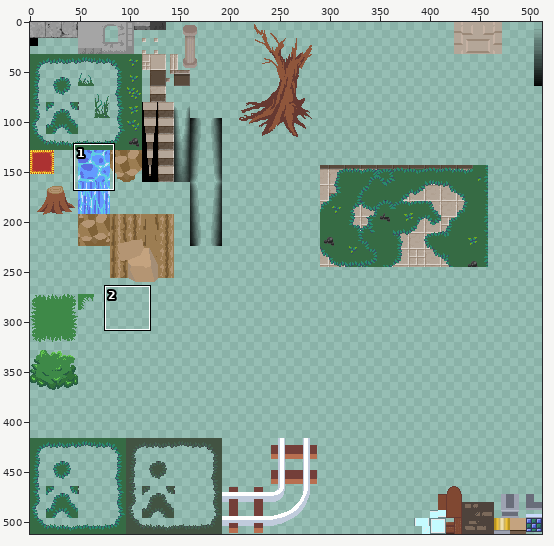
One commit to this sprite sheet: assets/images/dungeon_tiles.png. Above: a wide view before the commit, with the close-up outlined.
Close-up. Before:
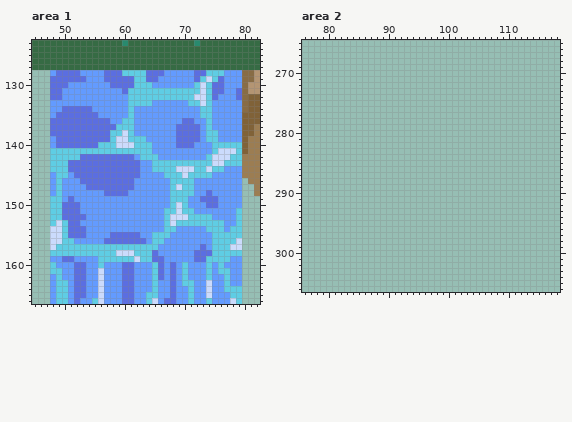
The file is 512x512 pixels. Pixels under 10% opacity are left out. Colours within 5 levels of each other are drawn and written as one. Shown: area 1: x 45..82, y 123..166; area 2: x 76..118, y 265..306.
Now the later version:
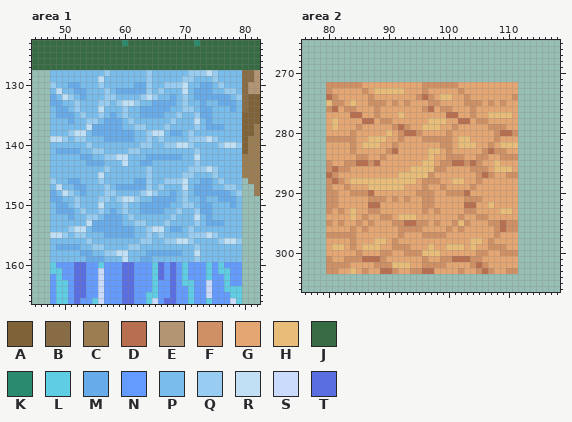
Palette (. is transparent): A #806238  B #886c45  C #9c7d52  D #b86f50  E #b49573  F #ce9064  G #e4a672  H #e7bd79  J #366b44  K #298a6e  L #5fcde4  M #67abe9  N #639bff  P #79bdec  Q #98ccf0  R #c1e0f6  S #cbdbfc  T #5b6ee1
Difference:
Area 1:
y 128: x 48..79 NTTTTNNNNTTTLLLLTTTNNNNNTTLLLNNN -> PPPPPPPPPQPPPPPPQPPPPPPQQQRQPPPP
y 129: x 48..79 TTTTTTNNNTTTTTLLTTNNNNNNTLSLTNNN -> PPPPPPPPRPPPPPPPQPPPPPQQPPPQPPPP
y 130: x 48..79 TTTNNNNNNNTTTTLLLNNNNNNNLSLTTNNN -> QPPMMPPPQPPPPPMMQPPQQQRPPMMPQPPP
y 131: x 48..79 TTNNNNNNNNNNTLLLLLLLLLLLLSLTTNNT -> PRPPMMPPPQPMMMMMQPQPPPRPMMMPPQQP
y 132: x 48..79 TTNNNNNNNNNNNLLLLLLLLLLLSSLTNNNT -> MPRQPMPPPQQPPPPQRQPPMPQPMMMMMMPQ
y 133: x 48..79 NNNNNNNNNNNNNLLLLNNNNNNLLSLNNNNN -> MMPPQPPPQQPQRRQPPMMMMPQPPMPPMMMP
y 134: x 48..79 NNTTTTTNNNNNNLNNNNNNNNNNNLLNNNNN -> PMMPQPPPRPPPQPPMMMMMPPQQPMMPPPMP
y 135: x 48..79 NTTTTTTTNNNNNLNNNNNNNNNNNLLNNNNN -> PMMMPQPPQPMPQPPMMMMPPQPPQMMPPPPP
y 136: x 48..79 TTTTTTTTTTNNLLNNNNNNNNTTNNLNNNNN -> PPPMPPQQPMMMPQPPPPPPQPPPRPMPPPPP
y 137: x 48..79 TTTTTTTTTTTLLLNNNNNNNTTTTNLNNNNN -> PPPPPPRMMMMMPPQQPPPQPPPPQPMMMPPP
y 138: x 48..79 TTTTTTTTTTLLSLNNNNNNNTTTTNLLNNNN -> PPPQRRPMMMMMMMPPQRRPMMPQPPPPPPPP
y 139: x 48..79 NTTTTTTTTTLSSLLLNNNNNTTTTNLLNNNN -> RRQPQQPPPMMMMMPPQPQPPPPQQQRQPPPP
y 140: x 48..79 NTTTTTTTLLLSSSLLLNNNNTTTNNNLLLLL -> PPPPPPQPPPPPPPPQQPPQQRRQPPPPQRRQ
y 141: x 48..79 LLLLLLLLLLLLLLLLLNNNNNNNNNNLSSSL -> PMMMMPPQQPPPPQQPPPPPPPPPQPPPPPPP
y 142: x 48..79 LLLLLTTTTTTTTTNLLLNNNNNNNNLSSSLL -> PPPPPMMPPQQRRPPPMMMMMMPPRPPPPPPP
y 143: x 48..79 LLLTTTTTTTTTTTTNNLLLLLLLLLLSSLLL -> PPPPPPMMMPPPRPPMMPPPPPPPQPPPPPPP
y 144: x 48..79 LLLTTTTTTTTTTTTNNLLLLSSSLLSLLNNN -> PPPPPPPPPQPPPPPPQPPPPPPQQQRQPPPP
y 145: x 48..79 NLLNTTTTTTTTTTTNNNNLLLSLLLLNNNNN -> PPPPPPPPRPPPPPPPQPPPPPQQPPPQPPPP
y 146: x 48..79 NLNNNTTTTTTTTTNNNNNNLLLLNNNNNNNN -> QPPMMPPPQPPPPPMMQPPQQQRPPMMPQPPP
y 147: x 48..79 NLNNNNTTTTTTTTNNNNNNLSLLNNNNNNNN -> PRPPMMPPPQPMMMMMQPQPPPRPMMMPPQQP
y 148: x 48..79 NLNNNNNNNTTTTNNNNNNNLLLLNNTNNNNN -> MPRQPMPPPQQPPPPQRQPPMPQPMMMMMMPQ
y 149: x 48..79 LLNTNNNNNNNNNNNNNNNNLLLNNTTTNNNN -> MMPPQPPPQQPQRRQPPMMMMPQPPMPPMMMP
y 150: x 48..79 LLTTTNNNNNNNNNNNNNNNLSLNNNTTNNNN -> PMMPQPPPRPPPQPPMMMMMPPQQPMMPPPMP
y 151: x 48..79 LLTTTNNNNNNNNNNNNNNLLSLLNNNNNNNL -> PMMMPQPPQPMPQPPMMMMPPQPPQMMPPPPP
y 152: x 48..79 LLTTTTNNNNNNNNNNNNNLSSSLLLLNNNNL -> PPPMPPQQPMMMPQPPPPPPQPPPRPMPPPPP
y 153: x 48..79 LSLTTNNNNNNNNNNNNNNLSLLLLLLLLNNL -> PPPPPPRMMMMMPPQQPPPQPPPPQPMMMPPP
y 154: x 48..79 SSLTTTNNNNNNNNNNNNNLLNNNNNLLLNLL -> PPPQRRPMMMMMMMPPQRRPMMPQPPPPPPPP
y 155: x 48..79 SSLTTTNNNNTTTTTNNLLLNNNNNNNLLLLL -> RRQPQQPPPMMMMMPPQPQPPPPQQQRQPPPP
y 156: x 48..79 SSLLNNNNNTTTTTTTNLLNNNNNNNNLLLLS -> PPPPPPQPPPPPPPPQQPPQQRRQPPPPQRRQ
y 157: x 48..79 SLLLLLLLLLLLLLLLLLNNNNNNNTNLLLSS -> PMMMMPPQQPPPPQQPPPPPPPPPQPPPPPPP
y 158: x 48..79 LLLLLLLLLLLSSSLLLTNNNNNNTTTLLLLL -> PPPPPMMPPQQRRPPPMMMMMMPPRPPPPPPP
y 159: x 48..79 NNTTNNNNLLLLLLSLLTTNNNNNTTLLLLNN -> PPPPPPMMMPPPRPPMMPPPPPPPQPPPPPPP
Area 2:
y 272: x 80..111 ................................ -> FFFFFFGGGGGGGGGGFFFFFFGGGGGGGGGG
y 273: x 80..111 ................................ -> FGGGGGFGHHHHHGGGFGGGGGFGGGGGGGGG
y 274: x 80..111 ................................ -> DFGGGGGFGGGGGGGFDFGHHGGFGGGGGGGF
y 275: x 80..111 ................................ -> HFFGHGGFFFGFGFGGGFFGGGGFFFGFGFGG
y 276: x 80..111 ................................ -> FDGFFGGGFGGGGGGGFDGFFGGGFGGGGGGG
y 277: x 80..111 ................................ -> GGGGDDGGFGGGHGGGGGGGDDGGFGGHHHHG
y 278: x 80..111 ................................ -> GHGGGGDDGFFGGGGGGHHHGGDDGFFGGGGG
y 279: x 80..111 ................................ -> GHGGGFGGGGGFDFGGHHHGGFGGGGGFFFGG
y 280: x 80..111 ................................ -> GGGGFGGGGGHGFDDFGGGGFGGGGGGGFDDF
y 281: x 80..111 ................................ -> FFFFFGGHHHGGFGGGFFFFFGHHGGGGFGGG
y 282: x 80..111 ................................ -> GGGGFGHHHGGFGGGGGGGFFGHHHGGFGHHH
y 283: x 80..111 ................................ -> GGGGFGGGGGFDGGGGGHHGFGGGGGFDFFGG
y 284: x 80..111 ................................ -> GGGGGFFGGFGGGGGGGHGGFFFGGFFGGFFF
y 285: x 80..111 ................................ -> FGGFFDDFDGGGGGGGHHGFFDDFDFGGHGGG
y 286: x 80..111 ................................ -> FDFFGGGGGGGGGGHHHHFFGGGGFFFGHHHG
y 287: x 80..111 ................................ -> DFGGGGGGGGGGHHHHHFGGGGGGGFDFGGFF
y 288: x 80..111 ................................ -> FDFGHHHHHHHHHHHGFFFGGHHGGFGGGGGG
y 289: x 80..111 ................................ -> FGGFGGGHHHHHHGGGFGGFGGGGFGGGGGGG
y 290: x 80..111 ................................ -> FFGGFFFDGGGGGGGFFFGGFFFDGGGGGGGG
y 291: x 80..111 ................................ -> FFGGGGGFFFGFGFGGFFGGGGGFFFGGGGGG
y 292: x 80..111 ................................ -> FFGGGGGDDGGGGGGGFFGGGGGDDGGHGGGG
y 293: x 80..111 ................................ -> FGFGHGGFFGGGGGGGFGFGGGGFFGGGGHHG
y 294: x 80..111 ................................ -> GGGGHGFGGFFGHHHGGGGGGGFGGFFGGGGG
y 295: x 80..111 ................................ -> FGFGGFGFGGGFFDDFFGFGGFHFGGGFFDFF
y 296: x 80..111 ................................ -> GGGGFGFGGGGGFFFFGGGGFGFGGGGGFDFF
y 297: x 80..111 ................................ -> FFFFFGGGGGGGFGGGFFFFGGGGGGGGFGGG
y 298: x 80..111 ................................ -> GGGGFGGGHHGFGGGGGGGGGGGGHHGFGGGG
y 299: x 80..111 ................................ -> GHHGFGHHHGGFFFGGGHGGHHHGHGGFFFGG
y 300: x 80..111 ................................ -> GGGGGFGGGFFGGFFFHHHGGGGGGFFGGFFF
y 301: x 80..111 ................................ -> FGGFFFDDDFGGGGGGFGGFFDDDFFGGGGGG
y 302: x 80..111 ................................ -> FFFFGGGGFFFHHHGGFFFFGGGGFDFGGGGG
y 303: x 80..111 ................................ -> FFGGHGFGGDDFGGFFDDGGGGFGGFDFGGFF
Boxes around the changes in both close-ups, in picture pixels (x1, y1, x2, y2):
changed: (50, 70, 242, 262)
added: (326, 82, 518, 274)
